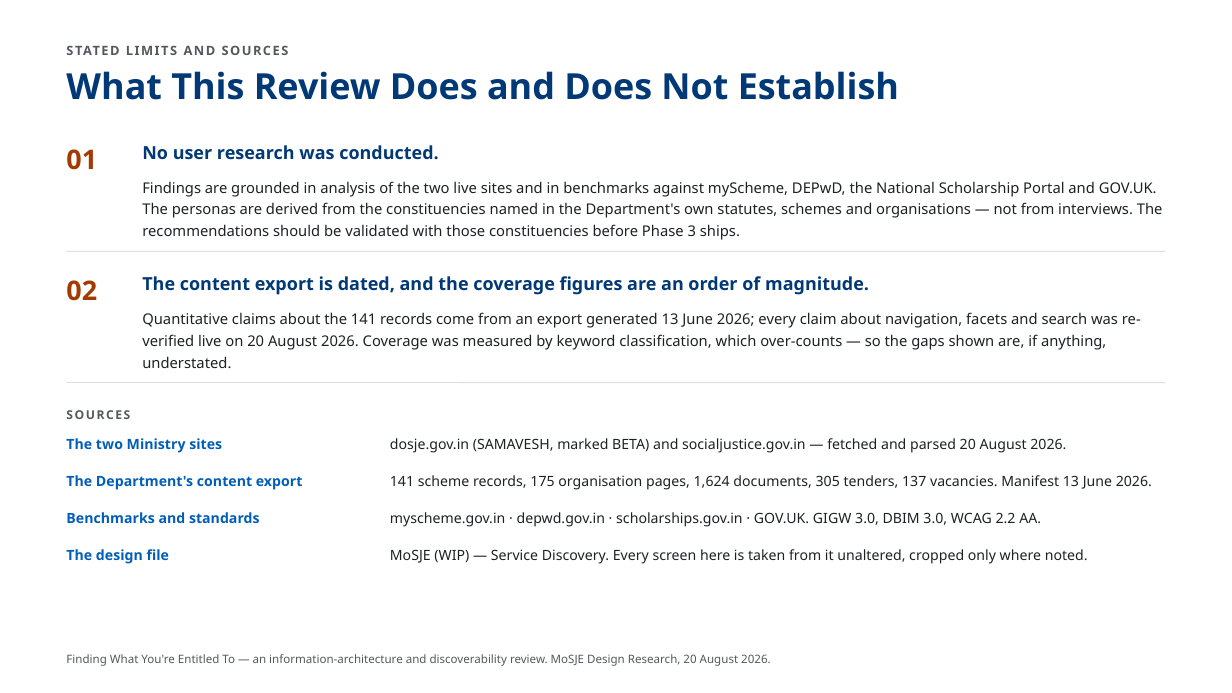
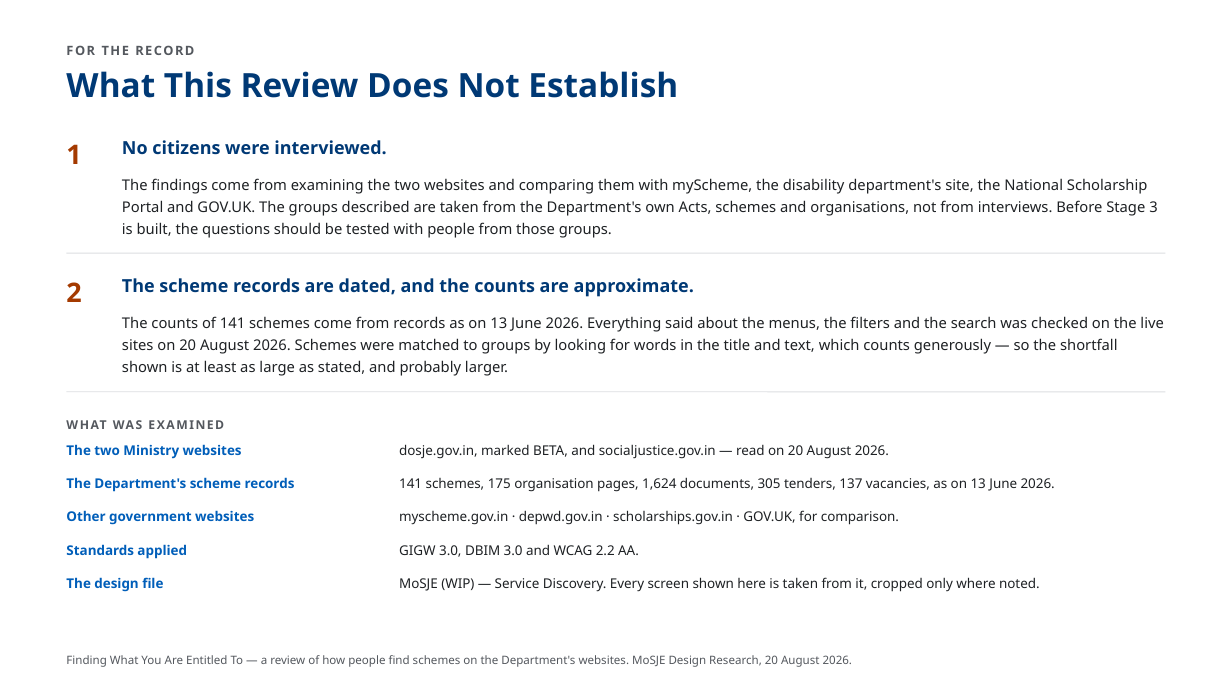
Before and after one commit to AkashShivanand/mosje, a slide deck: slide 12 of docs/plans/MoSJE-Persona-Scheme-Discovery.pptx (slide 8 before the commit). Drawn at 1232x693 pixels with LibreOffice and Linux fonts; fonts in the diff are those of the drawing. Boxes give left, top, right and bottom in pixels: in the first picture for what was removed or moved away, otherwise in the second. Text is boxed around its words. In the diff, an @@ line names an element or a change of style, - is before the commit and + after.

```diff
--- a/docs/plans/MoSJE-Persona-Scheme-Discovery.pptx
+++ b/docs/plans/MoSJE-Persona-Scheme-Discovery.pptx
@@ text at bbox=[67, 41, 1165, 61]: text changed @@
-STATED LIMITS AND SOURCES
+FOR THE RECORD
@@ text at bbox=[66, 71, 678, 98]: text changed; size 28 to 26 pt @@
-What This Review Does and Does Not Establish
+What This Review Does Not Establish
@@ text removed at bbox=[66, 149, 97, 170] @@
-01
@@ text added at bbox=[66, 144, 81, 164], 21 pt, text #A43A00, bold @@
+1
@@ text at bbox=[122, 140, 386, 155]: text changed @@
-No user research was conducted.
+No citizens were interviewed.
@@ text at bbox=[122, 178, 1157, 238]: text changed @@
-Findings are grounded in analysis of the two live sites and in benchmarks against myScheme, DEPwD, the National Scholarship Portal and GOV.UK. The personas are derived from the constituencies named in the Department's own statutes, schemes and organisations — not from interviews. The recommendations should be validated with those constituencies before Phase 3 ships.
+The findings come from examining the two websites and comparing them with myScheme, the disability department's site, the National Scholarship Portal and GOV.UK. The groups described are taken from the Department's own Acts, schemes and organisations, not from interviews. Before Stage 3 is built, the questions should be tested with people from those groups.
@@ text removed at bbox=[66, 280, 97, 301] @@
-02
@@ text added at bbox=[66, 282, 81, 302], 21 pt, text #A43A00, bold @@
+2
@@ text at bbox=[122, 278, 694, 297]: text changed @@
-The content export is dated, and the coverage figures are an order of magnitude.
+The scheme records are dated, and the counts are approximate.
@@ text at bbox=[122, 316, 1163, 376]: text changed @@
-Quantitative claims about the 141 records come from an export generated 13 June 2026; every claim about navigation, facets and search was re-verified live on 20 August 2026. Coverage was measured by keyword classification, which over-counts — so the gaps shown are, if anything, understated.
+The counts of 141 schemes come from records as on 13 June 2026. Everything said about the menus, the filters and the search was checked on the live sites on 20 August 2026. Schemes were matched to groups by looking for words in the title and text, which counts generously — so the shortfall shown is at least as large as stated, and probably larger.
@@ text removed at bbox=[66, 410, 130, 419] @@
-SOURCES
@@ line moved from (67, 383) - (1165, 383) to (67, 392) - (1165, 392) @@
@@ text added at bbox=[67, 414, 1165, 434], 9.5 pt, text #54585E, bold @@
+WHAT WAS EXAMINED
@@ text at bbox=[66, 444, 242, 459]: text changed; size 11 to 10.5 pt @@
-The two Ministry sites
+The two Ministry websites
@@ text at bbox=[399, 444, 889, 459]: text changed; size 11 to 10.5 pt @@
-dosje.gov.in (SAMAVESH, marked BETA) and socialjustice.gov.in — fetched and parsed 20 August 2026.
+dosje.gov.in, marked BETA, and socialjustice.gov.in — read on 20 August 2026.
@@ text at bbox=[66, 477, 295, 492]: text changed; size 11 to 10.5 pt @@
-The Department's content export
+The Department's scheme records
@@ text at bbox=[399, 477, 1055, 492]: text changed; size 11 to 10.5 pt @@
-141 scheme records, 175 organisation pages, 1,624 documents, 305 tenders, 137 vacancies. Manifest 13 June 2026.
+141 schemes, 175 organisation pages, 1,624 documents, 305 tenders, 137 vacancies, as on 13 June 2026.
@@ text added at bbox=[66, 510, 254, 525], 10.5 pt, text #005EB9, bold @@
+Other government websites
@@ text at bbox=[399, 510, 899, 525]: text changed; size 11 to 10.5 pt @@
-myscheme.gov.in · depwd.gov.in · scholarships.gov.in · GOV.UK. GIGW 3.0, DBIM 3.0, WCAG 2.2 AA.
+myscheme.gov.in · depwd.gov.in · scholarships.gov.in · GOV.UK, for comparison.
@@ text at bbox=[66, 544, 187, 559]: text changed; size 11 to 10.5 pt @@
-Benchmarks and standards
+Standards applied
@@ text added at bbox=[399, 544, 639, 557], 10.5 pt, text #1E2124 @@
+GIGW 3.0, DBIM 3.0 and WCAG 2.2 AA.
@@ text "The design file": place and size @@
-text "The design file" at bbox=[66, 549, 169, 564]
+text "The design file" at bbox=[66, 577, 163, 592]
@@ text "The design file" at bbox=[66, 577, 163, 592]: size 11 to 10.5 pt @@
@@ text at bbox=[399, 577, 1040, 592]: text changed; size 11 to 10.5 pt @@
-MoSJE (WIP) — Service Discovery. Every screen here is taken from it unaltered, cropped only where noted.
+MoSJE (WIP) — Service Discovery. Every screen shown here is taken from it, cropped only where noted.
@@ text at bbox=[66, 655, 853, 667]: text changed @@
-Finding What You're Entitled To — an information-architecture and discoverability review. MoSJE Design Research, 20 August 2026.
+Finding What You Are Entitled To — a review of how people find schemes on the Department's websites. MoSJE Design Research, 20 August 2026.
```
Also in this commit, not shown: 5 other slides changed, 6 slides added, 2 slides removed, 3 other files.
